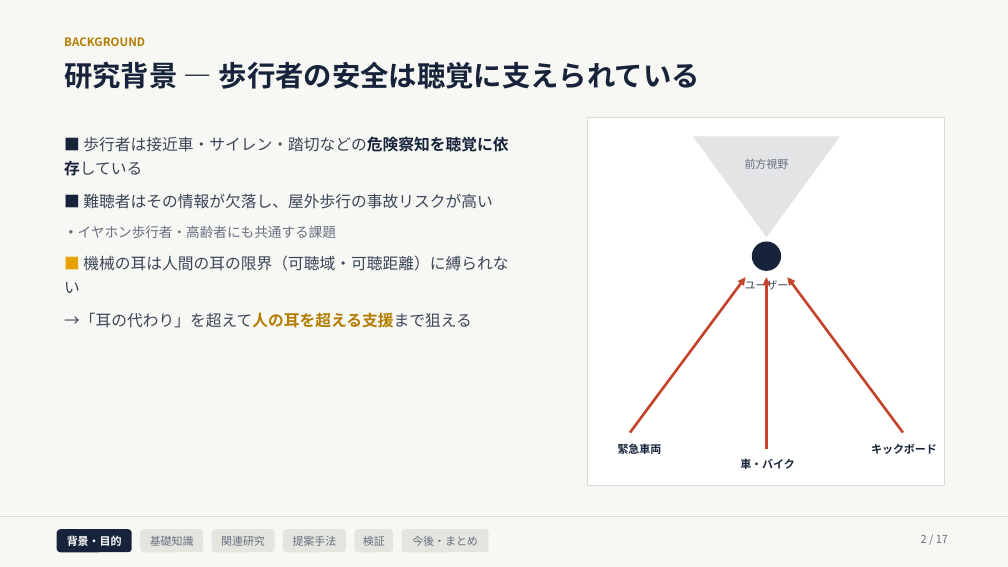
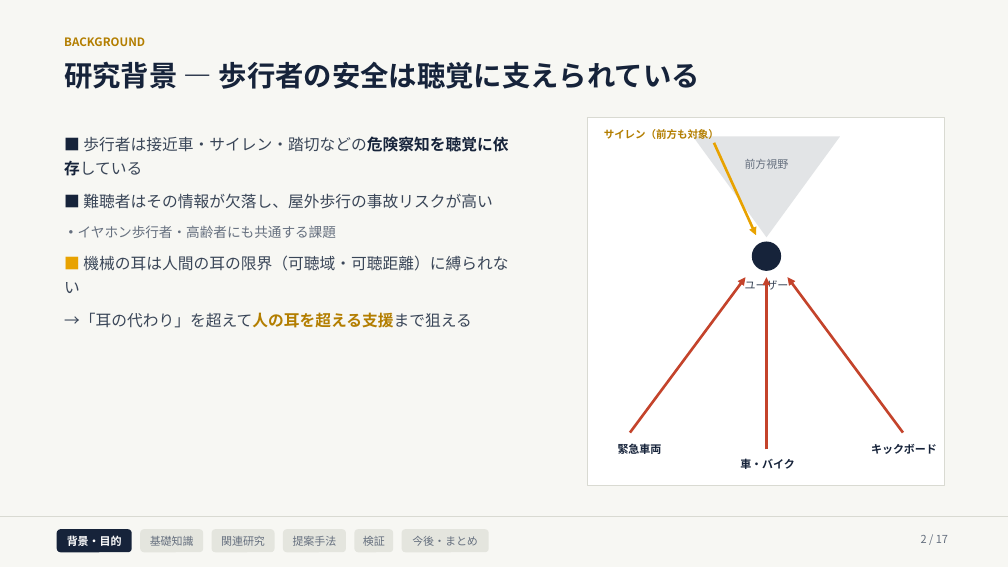
Before and after one commit to Noosdoo/outdoor-seld-sim, a slide deck: slide 2 of md/seminar/中間発表スライド_2026-08-10.pptx. Drawn at 1008x567 pixels with LibreOffice and Linux fonts; fonts in the diff are those of the drawing. Boxes give left, top, right and bottom in pixels: in the first picture for what was removed or moved away, otherwise in the second. Text is boxed around its words. In the diff, an @@ line names an element or a change of style, - is before the commit and + after.

```diff
--- a/md/seminar/中間発表スライド_2026-08-10.pptx
+++ b/md/seminar/中間発表スライド_2026-08-10.pptx
@@ text added at bbox=[604, 129, 719, 139], 10 pt, text #B37E00, bold @@
+サイレン（前方も対象）
@@ arrow added from (714, 143) to (756, 235), #E8A200 2.5 pt @@
```
Also in this commit, not shown: 9 other slides changed, 3 other files.
